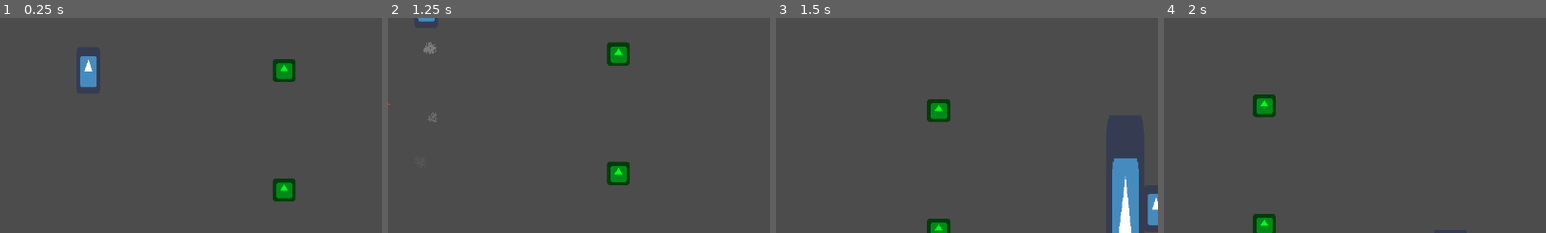
Above: before the commit, frames 1-4 (left to right).
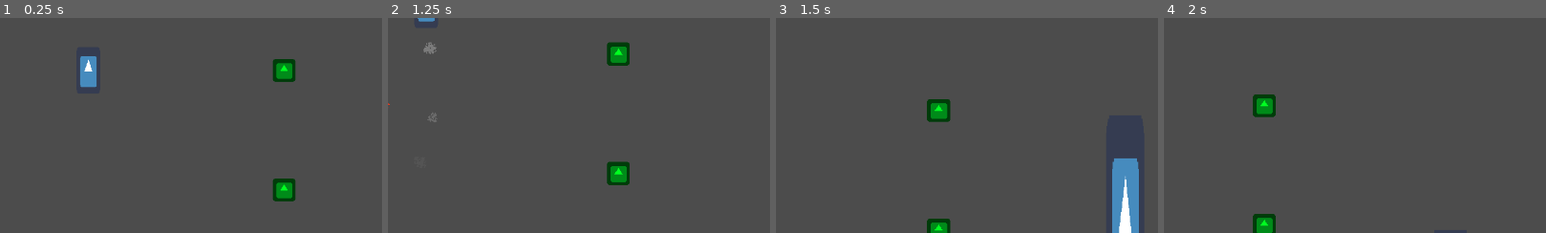
Above: after the commit, the same moments.

Repository: florian-rieder/2DShooter
Game: Godot game, scene res://test.tscn
Two runs of this game, one before a commit and one after it. Both use one fixed random seed, a clock stepped at 60 frames per second and the inputs below. The engine's default icon, where the game draws it, is replaced by a stand-in: a white triangle on a blue panel in a dark square. Sound files missing from this copy of the repository are replaced by a short silence.
Inputs (mouse positions are % of the whole screen's width and height, from its top left):
- Up to frame 1 (0.25 s): no input
- Up to frame 2 (1.25 s): move the mouse to (45, 70) at 0.52 s; hold W (up) from 0.53 s (still down); hold Space (fire) from 0.53 s (still down)
- Up to frame 3 (1.5 s): keep holding W (up); move the mouse to (80, 65) at 1.27 s; release Space (fire) at 1.28 s; tap C at 1.35 s
- Up to frame 4 (2 s): keep holding W (up)
The pictures show only the part of the screen within x 50-100%, y 49-99%; the shares and areas given below are measured in that part.

Frames 1-2 are identical in both runs. In frame 3, 0.4% of the frame differs, in the area x 97-100%, y 81-97%; in frame 4, nothing differs.

Commit message:
Added an 'Asleep' enemy state
to try and improve performance with a lot of enemies.
Works well up to ~100, but after that, fps drops steeply.

Diff:
--- /dev/null
+++ b/2DShooter/Characters/BaseEnemy/Asleep.gd
@@ -0,0 +1,4 @@
+extends State
+
+# completely useless state.
+# used when an AI is asleep
--- a/2DShooter/Characters/BaseEnemy/BaseEnemy.gd
+++ b/2DShooter/Characters/BaseEnemy/BaseEnemy.gd
@@ -1,14 +1,29 @@
 extends BaseCharacter
 class_name BaseEnemy
 
+# State machine AI
+onready var state_machine = $StateMachine
 
-onready var state_machine = $StateMachine
-var noise_y = 0
 var target = null
 var direction = Vector2.ZERO
 
+var asleep := true
+var on_screen := false
+var sleep_timeout := 5 # seconds
+var sleep_timer := 0.0
 
-func get_input(_delta):
+
+func get_input(delta):
+    # sleep after a few seconds off-screen
+    if not on_screen and not asleep:
+        sleep_timer += delta
+        if sleep_timer >= sleep_timeout:
+            asleep = true
+            state_machine.transition_to('Asleep')
+
+    if asleep:
+        return
+
     if target:
         state_machine.transition_to('Chase')
     else:
@@ -35,3 +50,13 @@
     # stop following the target
     if body == target:
         target = null
+
+
+func _on_VisibilityEnabler2D_screen_exited():
+    on_screen = false
+
+
+func _on_VisibilityEnabler2D_screen_entered():
+    on_screen = true
+    asleep = false
+    sleep_timer = 0.0
--- a/2DShooter/Characters/BaseEnemy/BaseEnemy.tscn
+++ b/2DShooter/Characters/BaseEnemy/BaseEnemy.tscn
@@ -6,6 +6,7 @@
 [ext_resource path="res://StateMachine/StateMachine.gd" type="Script" id=4]
 [ext_resource path="res://Characters/BaseEnemy/Chase.gd" type="Script" id=5]
 [ext_resource path="res://Characters/BaseEnemy/Wander.gd" type="Script" id=6]
+[ext_resource path="res://Characters/BaseEnemy/Asleep.gd" type="Script" id=7]
 
 [sub_resource type="ShaderMaterial" id=2]
 resource_local_to_scene = true
@@ -42,5 +43,10 @@
 [node name="Chase" type="Node" parent="StateMachine" index="1"]
 script = ExtResource( 5 )
 
+[node name="Asleep" type="Node" parent="StateMachine" index="2"]
+script = ExtResource( 7 )
+
 [connection signal="body_entered" from="DetectionArea" to="." method="_on_DetectionArea_body_entered"]
 [connection signal="body_exited" from="DetectionArea" to="." method="_on_DetectionArea_body_exited"]
+[connection signal="screen_entered" from="VisibilityEnabler2D" to="." method="_on_VisibilityEnabler2D_screen_entered"]
+[connection signal="screen_exited" from="VisibilityEnabler2D" to="." method="_on_VisibilityEnabler2D_screen_exited"]
--- a/2DShooter/Characters/BaseEnemy/Chase.gd
+++ b/2DShooter/Characters/BaseEnemy/Chase.gd
@@ -2,32 +2,14 @@
 
 # Chase Behavior
 
-# Virtual function. Receives events from the `_unhandled_input()` callback.
-func handle_input(_event: InputEvent) -> void:
-    pass
-
-
-# Virtual function. Corresponds to the `_process()` callback.
-func update(_delta: float) -> void:
-    pass
-
-
 # Virtual function. Corresponds to the `_physics_process()` callback.
 func physics_update(_delta: float) -> void:
+    if not owner.target:
+        state_machine.transition_to('Wander')
+        return
+
     # move in the direction of the target
     owner.velocity = Vector2.ZERO
-    owner.direction = owner.position.direction_to(owner.target.position)
+    owner.direction = owner.global_position.direction_to(owner.target.global_position)
     owner.direction = owner.direction.normalized()
     owner.velocity = owner.direction * owner.speed
-
-
-# Virtual function. Called by the state machine upon changing the active state. The `msg` parameter
-# is a dictionary with arbitrary data the state can use to initialize itself.
-func enter(_msg := {}) -> void:
-    pass
-
-
-# Virtual function. Called by the state machine before changing the active state. Use this function
-# to clean up the state.
-func exit() -> void:
-    pass
--- a/2DShooter/Characters/BaseEnemy/Wander.gd
+++ b/2DShooter/Characters/BaseEnemy/Wander.gd
@@ -1,16 +1,6 @@
 extends State
 
 # Wander behavior
-
-# Virtual function. Receives events from the `_unhandled_input()` callback.
-func handle_input(_event: InputEvent) -> void:
-    pass
-
-
-# Virtual function. Corresponds to the `_process()` callback.
-func update(_delta: float) -> void:
-    pass
-
 
 # Virtual function. Corresponds to the `_physics_process()` callback.
 func physics_update(_delta: float) -> void:
@@ -19,15 +9,3 @@
     var y = rand_range(-1, 1)
     owner.direction = Vector2(x, y).normalized()
     owner.velocity = owner.direction * owner.speed / 2
-
-
-# Virtual function. Called by the state machine upon changing the active state. The `msg` parameter
-# is a dictionary with arbitrary data the state can use to initialize itself.
-func enter(_msg := {}) -> void:
-    pass
-
-
-# Virtual function. Called by the state machine before changing the active state. Use this function
-# to clean up the state.
-func exit() -> void:
-    pass
--- a/2DShooter/Director/Director.gd
+++ b/2DShooter/Director/Director.gd
@@ -16,7 +16,7 @@
 func _process(delta):
     if c > 1:
         var n_enemies = len(get_enemies())
-        #print(n_enemies)
+        print(n_enemies)
         estimate_difficulty()
         if n_enemies < max_enemies:
             spawn_enemies()
@@ -65,7 +65,7 @@
     var selected_spawnpoint = possible_spawnpoints[0]
 
     # TODO: choose enemy types and numbers
-    for _i in range(randi() % 6):
+    for _i in range(randi() % 5):
         selected_spawnpoint.spawn_random(enemy_types['BaseEnemy'])
 
 
--- a/2DShooter/ExplosiveBarrel/ExplosiveBarrel.gd
+++ b/2DShooter/ExplosiveBarrel/ExplosiveBarrel.gd
@@ -2,14 +2,16 @@
 
 export (PackedScene) var explosion
 var health = 10
+
 
 func take_hit(damage):
     health -= damage
     if health <= 0:
         die()
 
+
 func die():
     var boom = explosion.instance()
     boom.global_position = global_position
-    get_tree().get_root().add_child(boom)
+    get_tree().get_root().call_deferred('add_child', boom)
     queue_free()
--- a/2DShooter/test.tscn
+++ b/2DShooter/test.tscn
@@ -11,6 +11,7 @@
 [ext_resource path="res://Weapon/Data/Burst.tres" type="Resource" id=9]
 [ext_resource path="res://Crosshair.gd" type="Script" id=10]
 [ext_resource path="res://ExplosiveBarrel/ExplosiveBarrel.tscn" type="PackedScene" id=11]
+[ext_resource path="res://Characters/BaseEnemy/BaseEnemy.tscn" type="PackedScene" id=12]
 
 [sub_resource type="RectangleShape2D" id=3]
 extents = Vector2( 15.5, 95.5 )
@@ -45,6 +46,9 @@
 position = Vector2( 364, -50 )
 rect = Rect2( 0, 0, 100, 100 )
 entity_layer = NodePath("..")
+
+[node name="BaseEnemy" parent="Entities/SpawnPoint" instance=ExtResource( 12 )]
+position = Vector2( 45, 58 )
 
 [node name="SpawnPoint2" parent="Entities" instance=ExtResource( 6 )]
 position = Vector2( -440, -458 )
Not shown: 1 places in 2DShooter/Characters/BaseEnemy/BaseEnemy.tscn that only renumber resources
Not shown: 1 places in 2DShooter/test.tscn that only renumber resources
